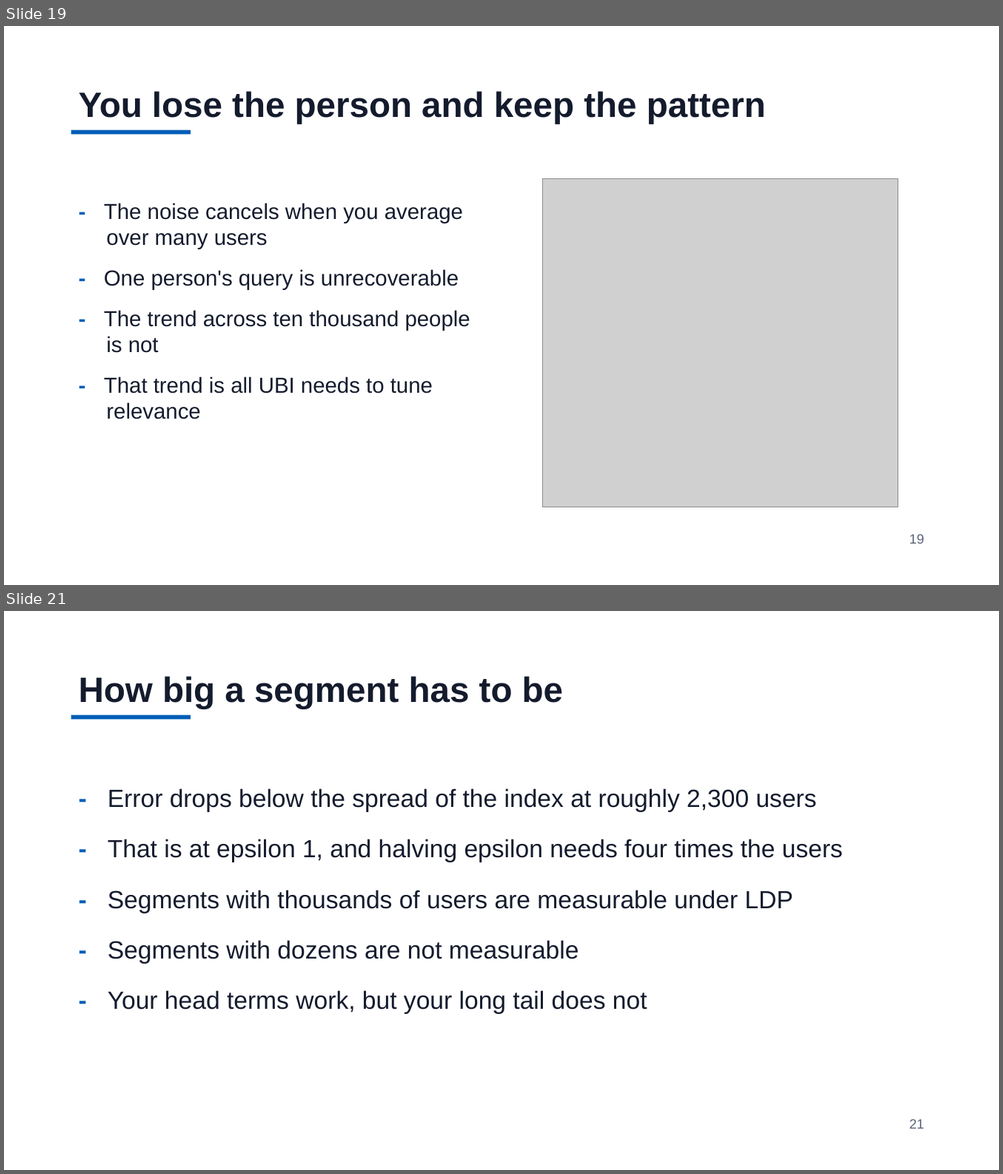
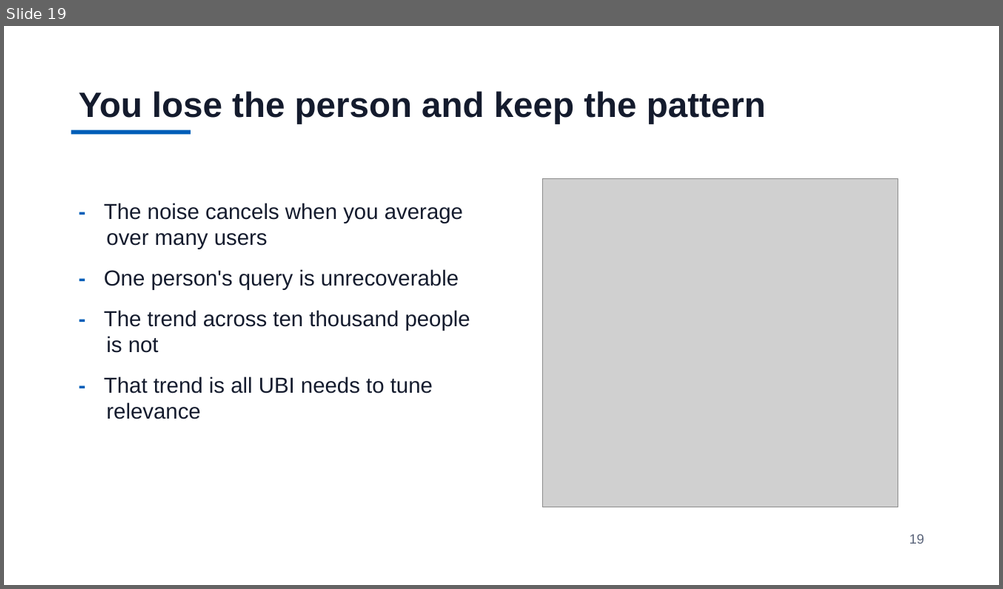
Before and after one commit to jzonthemtn/ldp-for-search, a slide deck: ldp_for_search_slides.pptx. Shown one above the other, each under a label of ours: slides 19 and 21 before the commit, slide 19 after it; the slides between them are not shown. The pictures are 1003x1174 and 1003x589 pixels, drawn with LibreOffice and Linux fonts; fonts in the diff are those of the drawing; grey boxes stand for pictures. Boxes give left, top, right and bottom in pixels: in the first picture for what was removed or moved away, otherwise in the second. Text is boxed around its words. In the diff, an @@ line names an element or a change of style, - is before the commit and + after.

```diff
--- a/ldp_for_search_slides.pptx
+++ b/ldp_for_search_slides.pptx
@@ slide 21 removed at box(4, 611, 999, 1170), background #FFFFFF @@
@@ text removed at box(79, 676, 563, 709) @@
-How big a segment has to be
@@ rectangle removed at box(71, 715, 190, 720) @@
@@ text removed at box(108, 789, 842, 1014) @@
-- Error drops below the spread of the index at roughly 2,300 users
-- That is at epsilon 1, and halving epsilon needs four times the users
-- Segments with thousands of users are measurable under LDP
-- Segments with dozens are not measurable
-- Your head terms work, but your long tail does not
@@ text removed at box(909, 1119, 924, 1129) @@
-21
```
Also in this commit, not shown: 11 slides changed, 1 slide added, 2 other slides removed, 5 other files.
